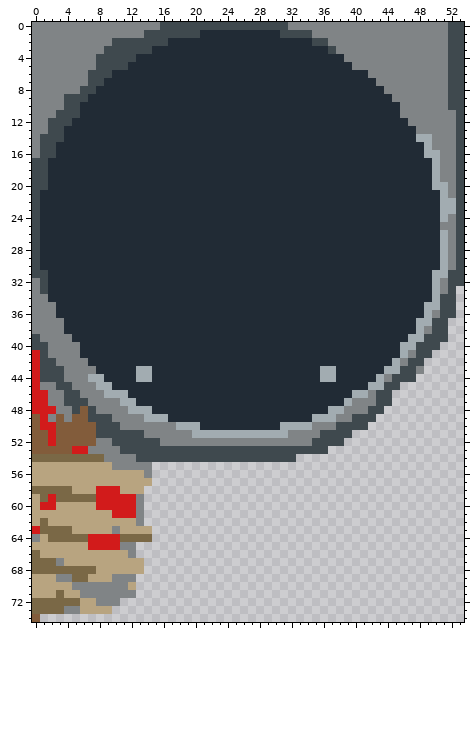
Edited in one commit: sprite sheet (assets/images/Speedometer.png). This is how it looked before the edit.
The file is 54x75 pixels.
After:
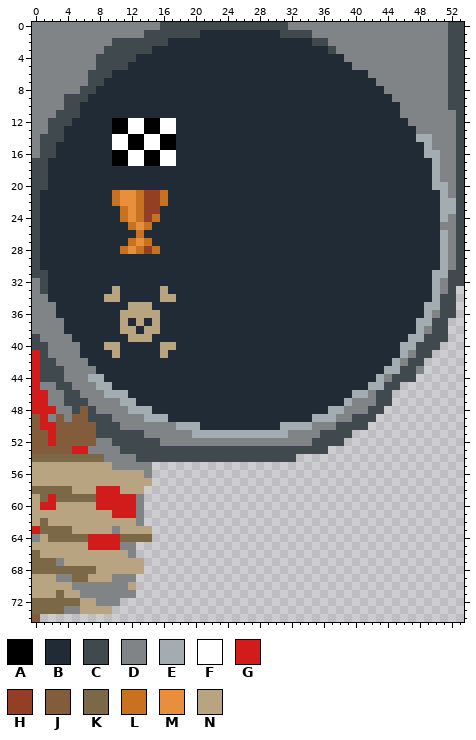
Palette (. is transparent): A #000000  B #212b35  C #3f494e  D #808486  E #a2acb1  F #ffffff  G #d21b1b  H #923f23  J #825c3b  K #7a6846  L #c77121  M #e78f3d  N #b8a480
Log entry: Now we have a new speedometer
Diff:
Colour A replaces colour B in rows 12 to 13 at x 10 to 11 and 14 to 15; in rows 14 to 15 at x 12 to 13 and 16 to 17; in rows 16 to 17 at x 10 to 11 and 14 to 15.
Colour B replaces colour E in rows 43 to 44 at x 13 to 14 and 36 to 37.
Colour F replaces colour B in rows 12 to 13 at x 12 to 13 and 16 to 17; in rows 14 to 15 at x 10 to 11 and 14 to 15; in rows 16 to 17 at x 12 to 13 and 16 to 17.
Colour H replaces colour B in rows 21 to 23 at x 14 to 15; in row 24 at x 14; in row 28 at x 14.
Colour L replaces colour B in rows 21 to 22 at x 10, 13 and 16; in row 23 at x 11 and 13; in row 24 at x 11, 13 and 15; in row 25 at x 12 and 14; in row 26 at x 13; in row 27 at x 12 and 14.
Colour L replaces colour B in row 28 at x 11, 13 and 15.
Colour M replaces colour B in rows 21 to 22 at x 11 to 12; in rows 23 to 24 at x 12; in row 25 at x 13; in row 27 at x 13; in row 28 at x 12.
Colour N replaces colour B in row 33 at x 10 and 16; in row 34 at x 9 to 10 and 16 to 17; in row 35 at x 12 to 14; in row 36 at x 11 to 15; in row 37 at x 11, 13 and 15; in row 38 at x 11 to 12 and 14 to 15.
Colour N replaces colour B in row 39 at x 12 to 14; in row 40 at x 9 to 10 and 16 to 17; in row 41 at x 10 and 16.
Pixel boxes of the changes (left, top, right, bottom) in both pictures:
changed: (112, 118, 176, 166)
changed: (112, 190, 168, 254)
changed: (104, 286, 176, 382)
changed: (320, 366, 336, 382)
